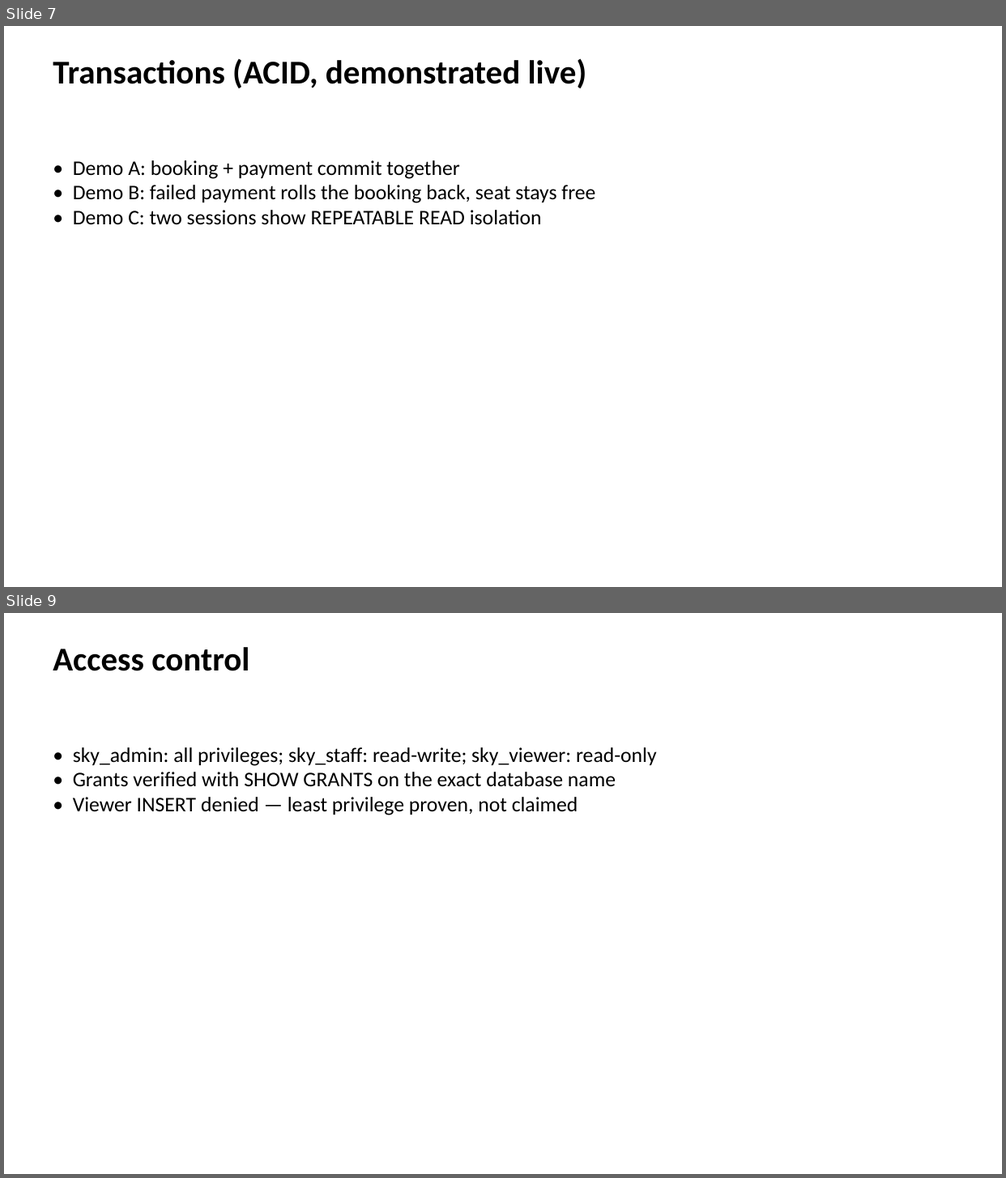
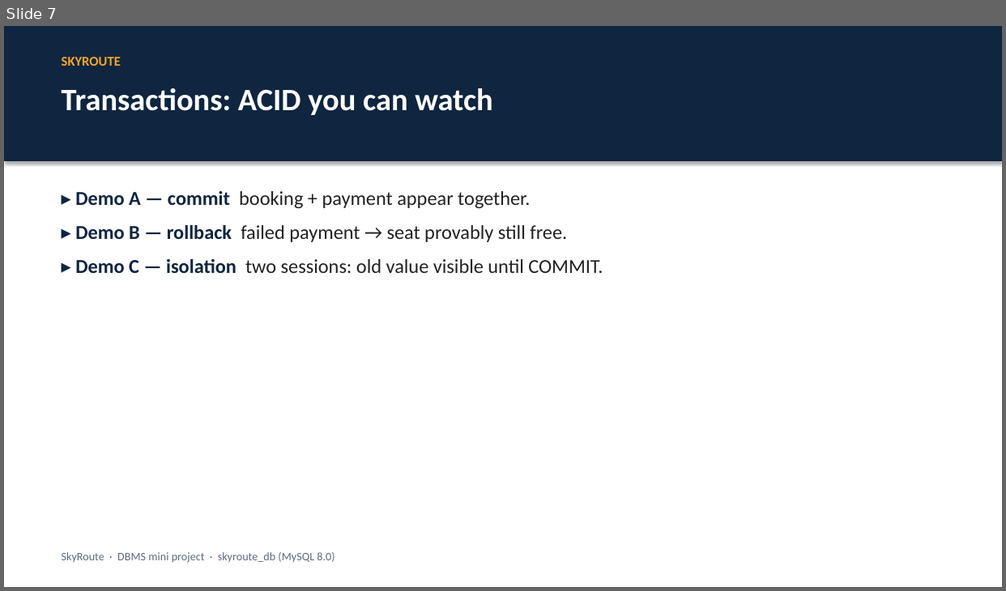
Before and after one commit to Bhaskar-1818/skyroute-dbms-python, a slide deck: dbms/docs/SkyRoute_Slides.pptx. Shown one above the other, each under a label of ours: slides 7 and 9 before the commit, slide 7 after it; the slides between them are not shown. The pictures are 1006x1178 and 1006x591 pixels, drawn with LibreOffice and Linux fonts; fonts in the diff are those of the drawing. Boxes give left, top, right and bottom in pixels: in the first picture for what was removed or moved away, otherwise in the second. Text is boxed around its words. In the diff, an @@ line names an element or a change of style, - is before the commit and + after.

```diff
--- a/dbms/docs/SkyRoute_Slides.pptx
+++ b/dbms/docs/SkyRoute_Slides.pptx
@@ slide 9 removed at (4,613,1002,1174), background #FFFFFF @@
@@ text removed at (53,647,249,671) @@
-Access control
@@ text removed at (73,747,657,815) @@
-• sky_admin: all privileges; sky_staff: read-write; sky_viewer: read-only
-• Grants verified with SHOW GRANTS on the exact database name
-• Viewer INSERT denied — least privilege proven, not claimed
@@ slide 7 changed as well @@
@@ rectangle added at (4,26,1002,161), fill #0F2540 @@
@@ text added at (62,57,121,66), 13 pt, text #F5A623, bold @@
+SKYROUTE
@@ text at (62,88,492,115): text changed; size 32 to 30 pt; text colour #000000 to #FFFFFF @@
-Transactions (ACID, demonstrated live)
+Transactions: ACID you can watch
@@ text at (75,191,603,273): text changed; size 20 to 19 pt; text colour #000000 to #222222 @@
-• Demo A: booking + payment commit together
-• Demo B: failed payment rolls the booking back, seat stays free
-• Demo C: two sessions show REPEATABLE READ isolation
+▸ Demo A — commit booking + payment appear together.
+▸ Demo B — rollback failed payment → seat provably still free.
+▸ Demo C — isolation two sessions: old value visible until COMMIT.
@@ text added at (62,552,334,563), 11 pt, text #5B6B7F @@
+SkyRoute · DBMS mini project · skyroute_db (MySQL 8.0)
```
Also in this commit, not shown: 10 slides added, 9 other slides removed, 16 other files.
